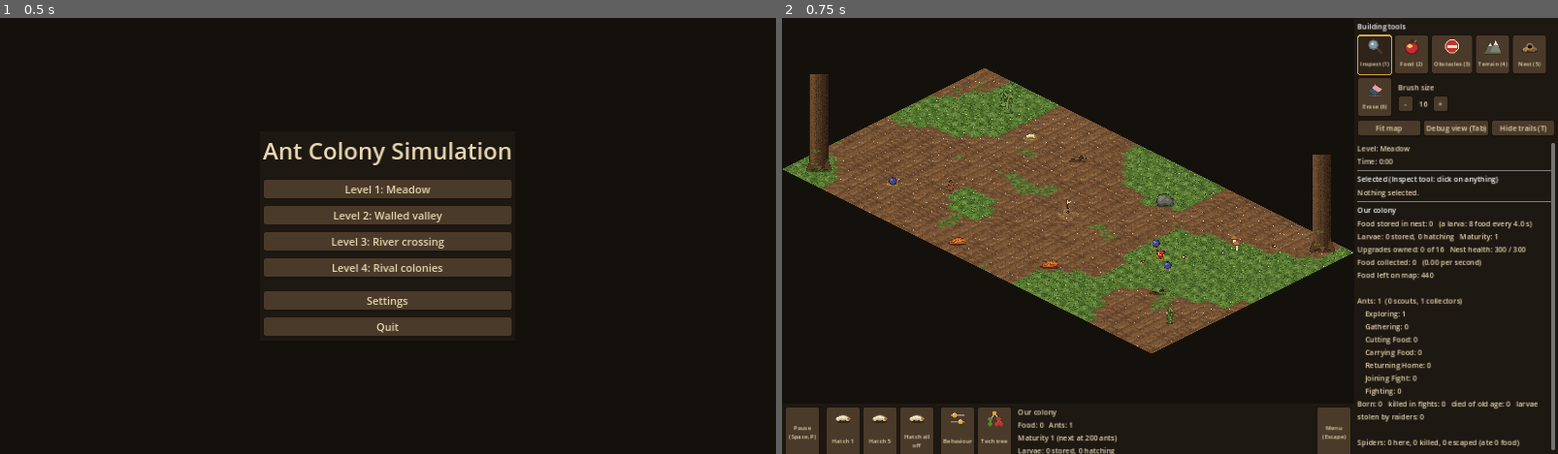
Above: before the commit, frames 1-2 (left to right).
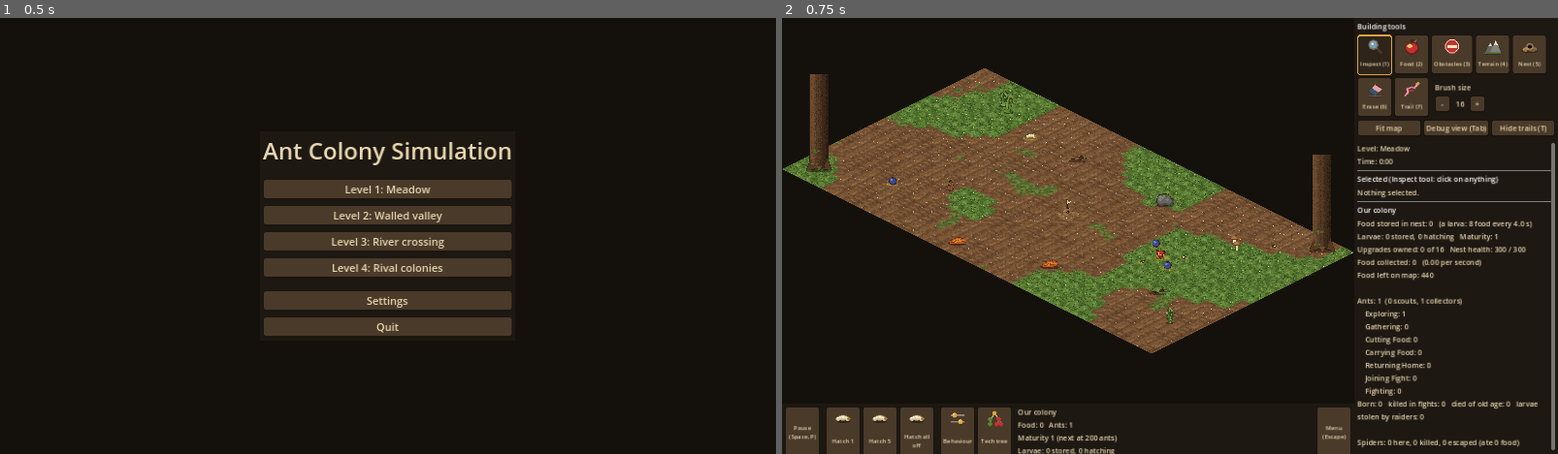
Above: after the commit, the same moments.

Repository: GaryNiet/ant-claude-test
Game: Godot game, scene res://scenes/main_menu.tscn
Same seed, same stepped clock (60 frames per second), same inputs: the game is played once before the commit and once after it.
Inputs:
- Up to frame 1 (0.5 s): no input
- Up to frame 2 (0.75 s): click "Level 1: Meadow" at 0.5 s

Frame 1 is identical in both runs. In frame 2, 0.5% of the frame differs, in the area x 79-91%, y 13-23%.

Commit message:
Trail tool: draw pheromone trails that direct our ants
- New building tool (key 7): hold to draw our colony's food trail; it gets stronger along the
  stroke so collectors follow it from the nest to where it ends; fades like any trail
- Picking the tool shows the trails; settings in [painting]; new trail icon

Co-Authored-By: Claude Opus 5.5 <noreply@anthropic.com>
Claude-Session: https://claude.ai/code/session_01WgzXzfaQUjtMvM4pzDXMDx

Diff:
--- a/game_settings.cfg
+++ b/game_settings.cfg
@@ -78,6 +78,7 @@
 menu_terrain = "4"
 tool_nest = "5"
 tool_erase = "6"
+tool_trail = "7"               ; draw a food trail that our ants follow
 toolbar_back = "Backspace"     ; back to the main page of the tool bar
 main_menu = "Escape"           ; opens the game menu (restart, save, load, settings, main menu)
 toggle_fullscreen = "F11"      ; fullscreen on / off
@@ -412,6 +413,11 @@
 brush_min_radius = 4.0
 brush_max_radius = 96.0
 brush_radius_step = 4.0        ; size change per button / key press
+; Trail tool: draws our colony's food trail. Collectors follow it towards the stronger end, so it
+; gets stronger along the stroke: draw from the nest towards where the ants should go.
+trail_width = 10.0             ; pixels, half the width of the drawn trail
+trail_start_strength = 3.0     ; strength where the stroke starts ([pheromones] max_strength is the most)
+trail_strength_per_pixel = 0.02 ; added per pixel drawn (reaches the maximum after ~400 px)
 obstacle_free_radius_around_nest = 24.0 ; water and obstacles can't be placed this close to the nest
 
 [iso_view]
--- a/scripts/simulation/colony_simulation.gd
+++ b/scripts/simulation/colony_simulation.gd
@@ -137,6 +137,12 @@
 			if not ground.is_walkable_type(type):
 				_remove_objects_on_tile(tile)
 			_update_cells_of_tile(tile)
+
+
+## The player draws a trail for `colony`: its food trail ("going home" pheromone, which
+## collectors follow towards the stronger smell) raised to `strength` around `center`.
+func paint_trail(colony: Colony, center: Vector2, width: float, strength: float) -> void:
+	grid.raise_zone(MapGrid.Kind.GOING_HOME, center, width, strength, colony.index)
 
 
 ## Makes the cells of a tile blocked or free: blocked if the tile can't be walked on
--- a/scripts/simulation/map_grid.gd
+++ b/scripts/simulation/map_grid.gd
@@ -146,6 +146,16 @@
 		deposit(kind, cell_middle, amount)
 
 
+## Raises pheromone `kind` of `colony` to at least `strength` in every cell within `radius`
+## of `center` (the player drawing a trail; never lowers a stronger smell).
+func raise_zone(kind: Kind, center: Vector2, radius: float, strength: float, colony := 0) -> void:
+	var trail := going_out if kind == Kind.GOING_OUT else going_home
+	for index in cells_in_circle(center, radius):
+		if obstacle[index] == 0:
+			var slot := index + colony * cell_count
+			trail[slot] = maxf(trail[slot], minf(strength, max_strength))
+
+
 ## Returns the strength of pheromone `kind` of `colony` at `world_position` (0 outside the map).
 func sample(kind: Kind, world_position: Vector2, colony := 0) -> float:
 	var index := cell_index(world_position)
--- a/scripts/ui/paint_tools.gd
+++ b/scripts/ui/paint_tools.gd
@@ -2,7 +2,7 @@
 ## The building / testing tools, in the side panel, organised like in management games.
 ## Square buttons with a picture and a name (they wrap onto several lines):
 ##
-##   main page   Inspect | Food | Obstacles | Terrain | Nest | Erase | brush size
+##   main page   Inspect | Food | Obstacles | Terrain | Nest | Erase | Trail | brush size
 ##   Food        Back | Blueberry, Strawberry, Seed, Larva, Dead spider...  (click the map to place)
 ##   Obstacles   Back | Rock, Twig, High grass, Pine cone, Dead leaf, Tree trunk...
 ##   Terrain     Back | Dirt, Grass, Water | brush size
@@ -56,6 +56,8 @@
 		_pick_tool(_brush.Tool.NEST)
 	elif event.is_action_pressed("tool_erase"):
 		_pick_tool(_brush.Tool.ERASE)
+	elif event.is_action_pressed("tool_trail"):
+		_pick_trail()
 	elif event.is_action_pressed("menu_food"):
 		_open_page(Page.FOOD)
 	elif event.is_action_pressed("menu_obstacles"):
@@ -91,6 +93,8 @@
 			return "nest"
 		_brush.Tool.ERASE:
 			return "erase"
+		_brush.Tool.TRAIL:
+			return "trail"
 	return "inspect"
 
 
@@ -135,6 +139,7 @@
 	_add_choice("terrain", "Terrain", "menu_terrain", _icon("terrain"), group, _open_page.bind(Page.TERRAIN))
 	_add_choice("nest", "Nest", "tool_nest", _icon("nest"), group, func() -> void: _pick_tool(_brush.Tool.NEST))
 	_add_choice("erase", "Erase", "tool_erase", _icon("erase"), group, func() -> void: _pick_tool(_brush.Tool.ERASE))
+	_add_choice("trail", "Trail", "tool_trail", _icon("trail"), group, _pick_trail)
 	_add_brush_size()
 
 
@@ -194,6 +199,12 @@
 	_brush.selected_tool = tool
 
 
+## The Trail tool also shows the trails, so the player sees what they draw.
+func _pick_trail() -> void:
+	_brush.selected_tool = _brush.Tool.TRAIL
+	_view.set_pheromones_visible(true)
+
+
 func _pick_object(kind: String) -> void:
 	_brush.selected_tool = _brush.Tool.PLACE
 	_brush.object_kind = kind
--- a/scripts/view/brush.gd
+++ b/scripts/view/brush.gd
@@ -5,11 +5,14 @@
 ##   Terrain   hold to paint dirt, grass or water, in whole tiles: every tile whose center
 ##             is in the brush circle, at least the tile under the mouse
 ##   Erase     hold to remove the objects under the brush (right click erases with any tool)
+##   Trail     hold to draw a food trail for our colony (or the selected rival): collectors
+##             follow it towards its stronger end, so draw it from the nest towards where the
+##             ants should go. It gets stronger along the stroke, and fades like any trail.
 ##   Nest      click to move our nest (or the selected rival nest)
 ##   Found nest  (after buying Nuptial flights) click to found the new allied nest
 ## Shows the brush circle (terrain, erase) or the object's footprint (place) under the mouse.
 
-enum Tool { INSPECT, PLACE, TERRAIN, ERASE, NEST, FOUND_NEST }
+enum Tool { INSPECT, PLACE, TERRAIN, ERASE, NEST, FOUND_NEST, TRAIL }
 
 @onready var view: Node2D = get_parent().get_parent()  ## SimulationView (the parent is its MapSpace)
 
@@ -25,6 +28,10 @@
 var _is_painting := false
 var _is_erasing := false
 var _last_paint_position := Vector2.INF  ## where the previous frame painted (INF = just started)
+var _stroke_length := 0.0                ## map pixels drawn since the stroke started (Trail tool)
+var _trail_width: float = GameSettings.get_setting("painting", "trail_width")
+var _trail_start_strength: float = GameSettings.get_setting("painting", "trail_start_strength")
+var _trail_strength_per_pixel: float = GameSettings.get_setting("painting", "trail_strength_per_pixel")
 
 
 func change_size(steps: int) -> void:
@@ -60,7 +67,7 @@
 			view.simulation.place_object(object_kind, spot)
 		Tool.ERASE:
 			_start_stroke(true)
-		Tool.TERRAIN:
+		Tool.TERRAIN, Tool.TRAIL:
 			_start_stroke(false)
 
 
@@ -68,6 +75,7 @@
 	_is_painting = true
 	_is_erasing = erase
 	_last_paint_position = Vector2.INF
+	_stroke_length = 0.0
 
 
 func _process(_delta: float) -> void:
@@ -85,12 +93,16 @@
 	var dabs := maxi(ceili(from.distance_to(to) / dab_spacing), 1)
 	for dab in dabs + 1:
 		_paint_dab(from.lerp(to, float(dab) / dabs))
+	_stroke_length += from.distance_to(to)
 
 
 func _paint_dab(center: Vector2) -> void:
 	var simulation: ColonySimulation = view.simulation
 	if _is_erasing:
 		simulation.erase_objects(center, radius)
+	elif selected_tool == Tool.TRAIL:
+		var strength := _trail_start_strength + _stroke_length * _trail_strength_per_pixel
+		simulation.paint_trail(view.target_colony(), center, _trail_width, strength)
 	else:
 		simulation.paint_ground(center, radius, ground_type)
 
@@ -99,6 +111,8 @@
 	var line_width := 1.0 / view.scale.x
 	if selected_tool == Tool.TERRAIN or selected_tool == Tool.ERASE:
 		draw_arc(get_local_mouse_position(), radius, 0.0, TAU, 48, _outline_color, line_width)
+	elif selected_tool == Tool.TRAIL:
+		draw_arc(get_local_mouse_position(), _trail_width, 0.0, TAU, 24, _outline_color, line_width)
 	elif selected_tool == Tool.FOUND_NEST:
 		var nest_space: float = GameSettings.get_setting("painting", "obstacle_free_radius_around_nest")
 		draw_arc(get_local_mouse_position(), nest_space, 0.0, TAU, 32, _outline_color, line_width * 2.0)
Not shown, changed: sprites/ant_dead_e.png.import
Not shown, changed: sprites/ant_dead_w.png.import
Not shown, changed: sprites/ant_major_n_1.png.import
Not shown, changed: sprites/ant_major_n_2.png.import
Not shown, changed: sprites/ant_major_ne_1.png.import
Not shown, changed: sprites/ant_major_ne_2.png.import
Not shown, changed: sprites/ant_major_nw_1.png.import
Not shown, changed: sprites/ant_major_nw_2.png.import
Not shown, changed: sprites/ant_major_s_1.png.import
Not shown, changed: sprites/ant_major_s_2.png.import
Not shown, changed: sprites/ant_major_se_1.png.import
Not shown, changed: sprites/ant_major_se_2.png.import
(and 86 more such lines)
